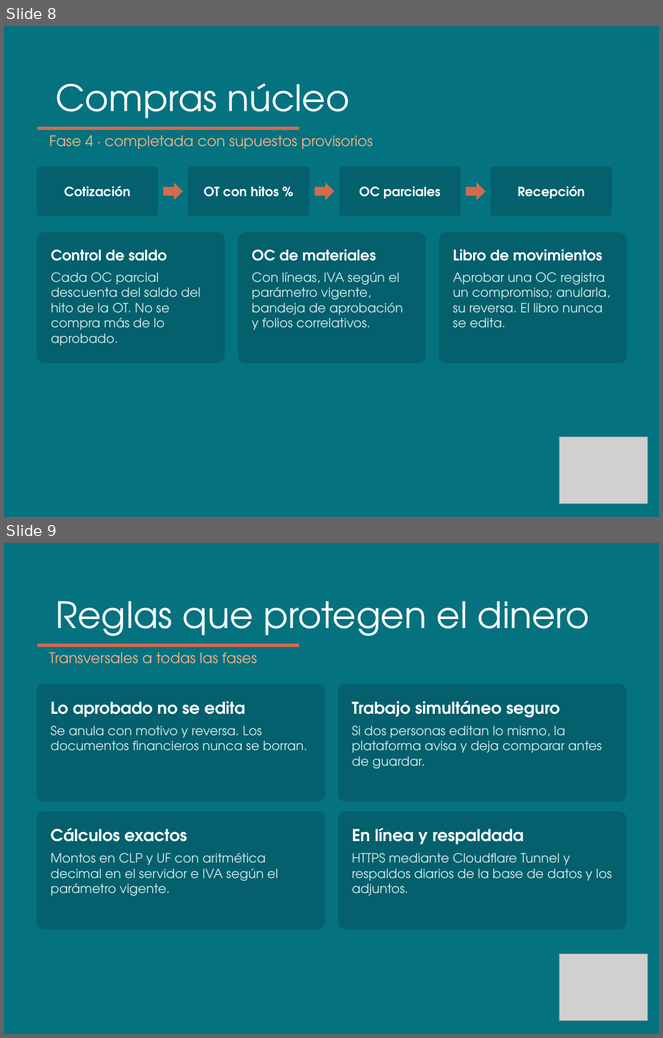
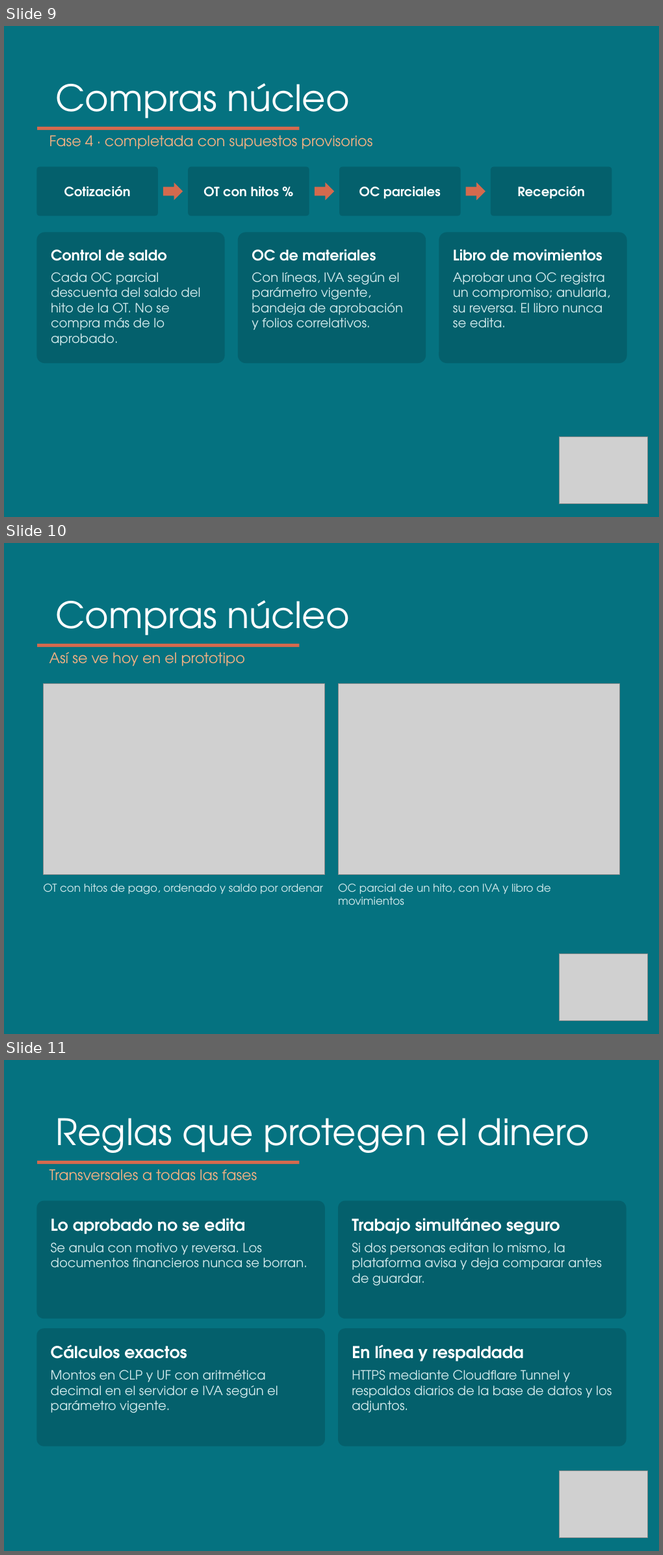
Before and after one commit to loreto2888/Nomade, a slide deck: docs/presentacion-1.pptx. Shown one above the other, each under a label of ours: slides 8 and 9 before the commit, slides 9, 10 and 11 after it. The pictures are 663x1038 and 663x1555 pixels, drawn with LibreOffice and Linux fonts; fonts in the diff are those of the drawing; grey boxes stand for pictures. Boxes give left, top, right and bottom in pixels: in the first picture for what was removed or moved away, otherwise in the second. Text is boxed around its words. In the diff, an @@ line names an element or a change of style, - is before the commit and + after.

Commit message:
Agregar capturas reales del prototipo a la presentación 1
Tres láminas nuevas con pantallas de obras, presupuesto, OT, OC, bandeja de aprobación y auditoría.

```diff
--- a/docs/presentacion-1.pptx
+++ b/docs/presentacion-1.pptx
@@ slide 10 added at [4, 543, 659, 1034], background #057280 @@
@@ title added at [55, 600, 349, 645], 40 pt, text #FFFFFF @@
+Compras núcleo
@@ rectangle added at [37, 644, 300, 647], fill #D46A4E @@
@@ text added at [50, 652, 246, 667], 16 pt, text #F4B183 @@
+Así se ve hoy en el prototipo
@@ picture added at [43, 684, 325, 875] @@
@@ picture added at [338, 684, 620, 875] @@
@@ text added at [43, 884, 323, 895], 12 pt, text #D5ECEE @@
+OT con hitos de pago, ordenado y saldo por ordenar
@@ text added at [338, 884, 551, 905], 12 pt, text #D5ECEE @@
+OC parcial de un hito, con IVA y libro de movimientos
@@ picture added at [559, 954, 648, 1021] @@
@@ what was slide 8 is now slide 9 @@
@@ what was slide 9 is now slide 11 @@
```
Also in this commit, not shown: 2 other slides added.
